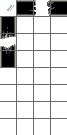
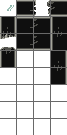
Layered file, before and after one edit (67x135). Changes by layer:
painted on "Ebene" over [0, 2, 67, 84]
